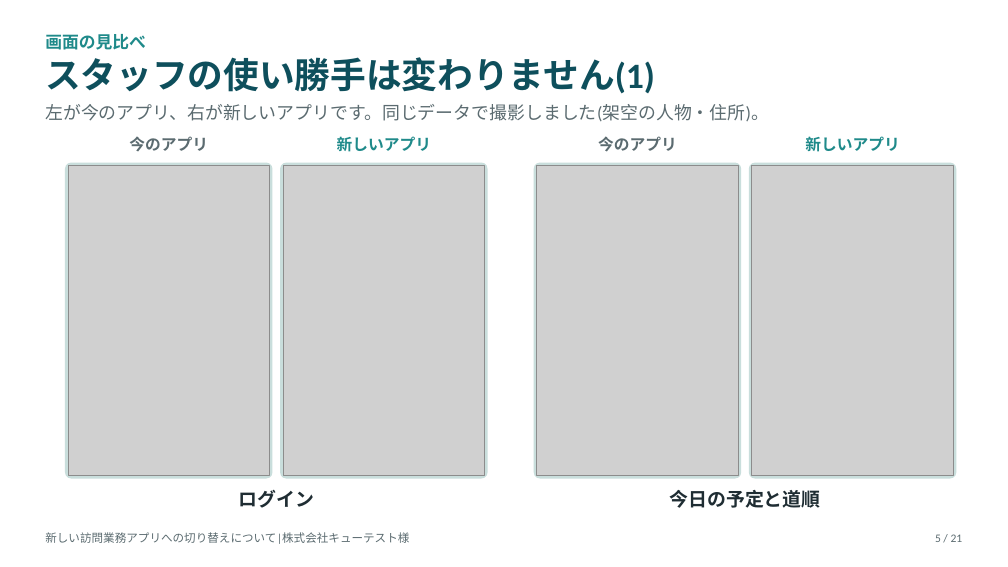
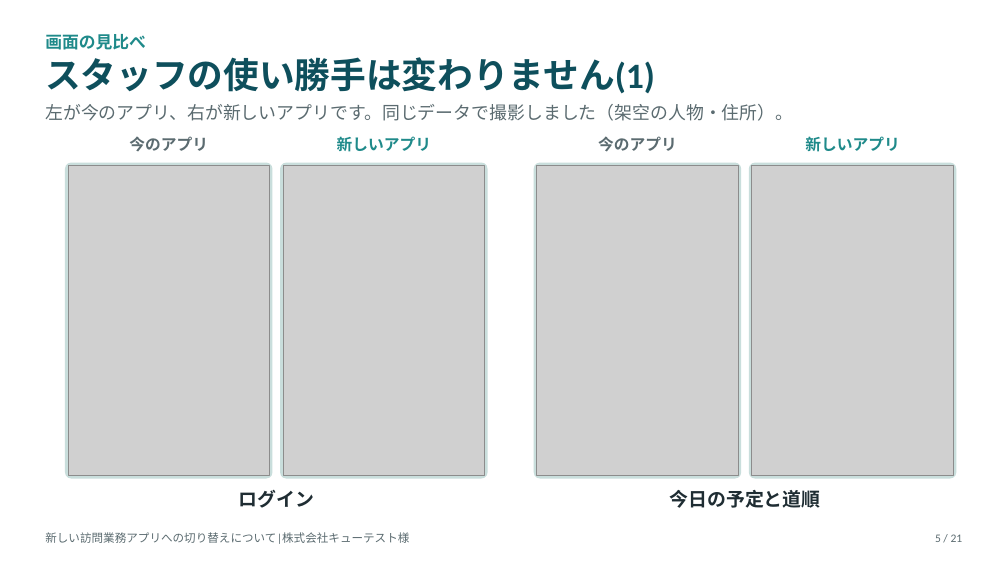
Before and after one commit to katahimo-dev/katahimo-app, a slide deck: slide 5 of doc/partner/新アプリ切替のご説明_キューテスト様.pptx. Drawn at 1008x567 pixels with LibreOffice and Linux fonts; fonts in the diff are those of the drawing; grey boxes stand for pictures. Boxes give left, top, right and bottom in pixels: in the first picture for what was removed or moved away, otherwise in the second. Text is boxed around its words. In the diff, an @@ line names an element or a change of style, - is before the commit and + after.

```diff
--- a/doc/partner/新アプリ切替のご説明_キューテスト様.pptx
+++ b/doc/partner/新アプリ切替のご説明_キューテスト様.pptx
@@ text at bbox=[45, 104, 793, 121]: text changed @@
-左が今のアプリ、右が新しいアプリです。同じデータで撮影しました(架空の人物・住所)。
+左が今のアプリ、右が新しいアプリです。同じデータで撮影しました（架空の人物・住所）。
```
Also in this commit, not shown: 17 other slides changed, 3 other files.
